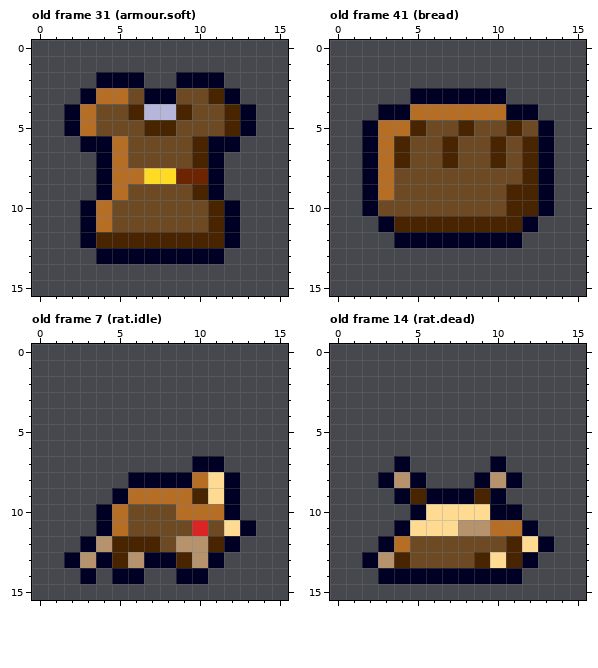
Edited in one commit: pixel-art file (assets/Sprites.aseprite). Above is the file before it was changed.
16x16 pixels, 50 frames. Shown: old frame 31 (armour.soft), old frame 41 (bread), old frame 7 (rat.idle), old frame 14 (rat.dead). The commit also changed other frames, which this record leaves out.
Once edited:
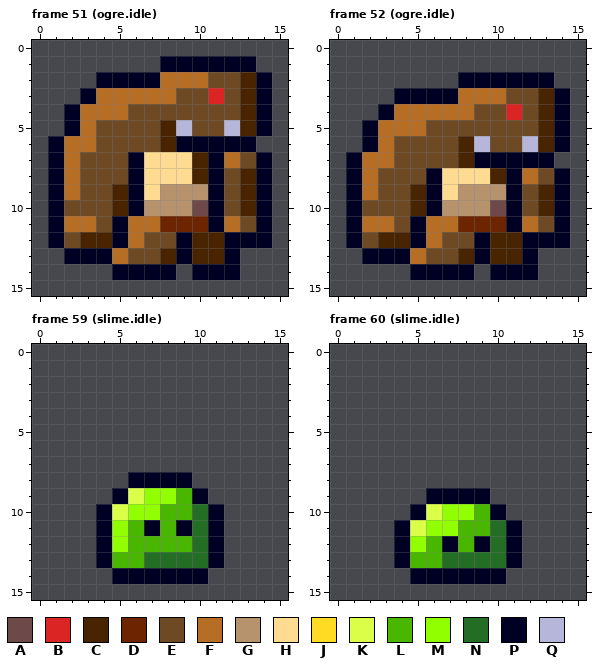
Palette (. is transparent): A #6d4949  B #db2424  C #492400  D #6d2400  E #6d4924  F #b66d24  G #b6926d  H #ffdb92  J #ffdb24  K #dbff49  L #49b600  M #92ff00  N #246d24  P #000024  Q #b6b6db
A new or re-ordered frame is compared with the old frame closest to it.
Difference:
frames 50 -> 72
Changed rows in their new state; - is an unchanged pixel.
Frame 51 (ogre.idle) is new; against old frame 31 (armour.soft), layer "Sprites":
first column x 1:
 1 -------PPPPPP-
 2 ------PFFFEECP
 3 -----FFF--BECP
 4 ---FFEEEE--ECP
 5 ------E-Q--QCP
 6 PFFEE--CPP--P-
 7 PFEEEPHHH--FEP
 8 PFEEEPHHHC-ECP
 9 PFEECPHGGG-ECP
10 PEEECPGGGAPECP
11 PFFEPFFDDDPFEP
12 PEC-PFEEP---PP
13 -PP-FEEC-CCP--
14 ----PPPP-PPP--
Frame 52 (ogre.idle) is new; against old frame 41 (bread), layer "Sprites":
first column x 1:
 2 -------PPPPPP-
 3 ---P---FFFEECP
 4 ---F----EEBECP
 5 ----F--E--E-CP
 6 ---E--ECQE-QCP
 7 PF-E--ECPPPP--
 8 PFE--PHHHCPFEP
 9 PFE-CPHGGGPECP
10 PE--CPGGGAPECP
11 PFFEPFFDDDPFEP
12 PECC-FEE-CCPPP
13 -PPPFEECPCCP--
14 ----PPPP-PPP--
Frame 59 (slime.idle) is new; against old frame 7 (rat.idle), layer "Sprites":
first column x 2:
 7 --------..--
 8 --------...-
 9 ----KMMLP..-
10 ---KMMLLNP.-
11 ---MLPLPNP..
12 -.PMLLLLNP.-
13 ..-LLNNNN---
14 -.---PP-----
Frame 60 (slime.idle) is new; against old frame 14 (rat.dead), layer "Sprites":
first column x 2:
 7 --.-----.---
 8 -...---...--
 9 --..---P.---
10 ----KMML-.--
11 ---KMMLLNP.-
12 -.PMLPLPNP..
13 ..PLLNNNNP.-
14 -..------.--
Where, in picture pixels (left, top, right, bottom), the same in both pictures:
changed: (48, 56, 272, 280)
changed: (346, 72, 570, 280)
changed: (64, 456, 256, 584)
changed: (362, 456, 554, 584)
